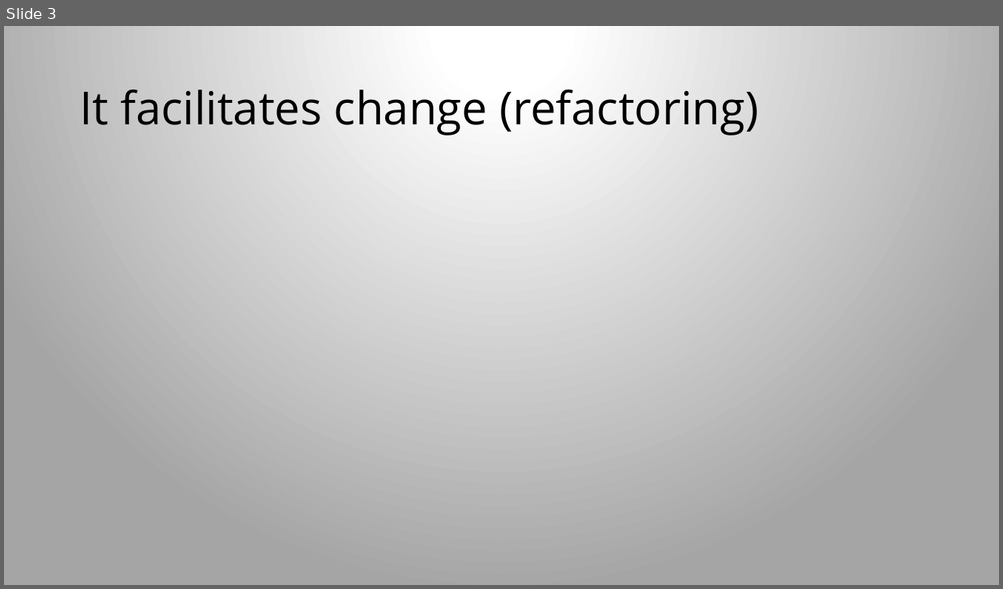
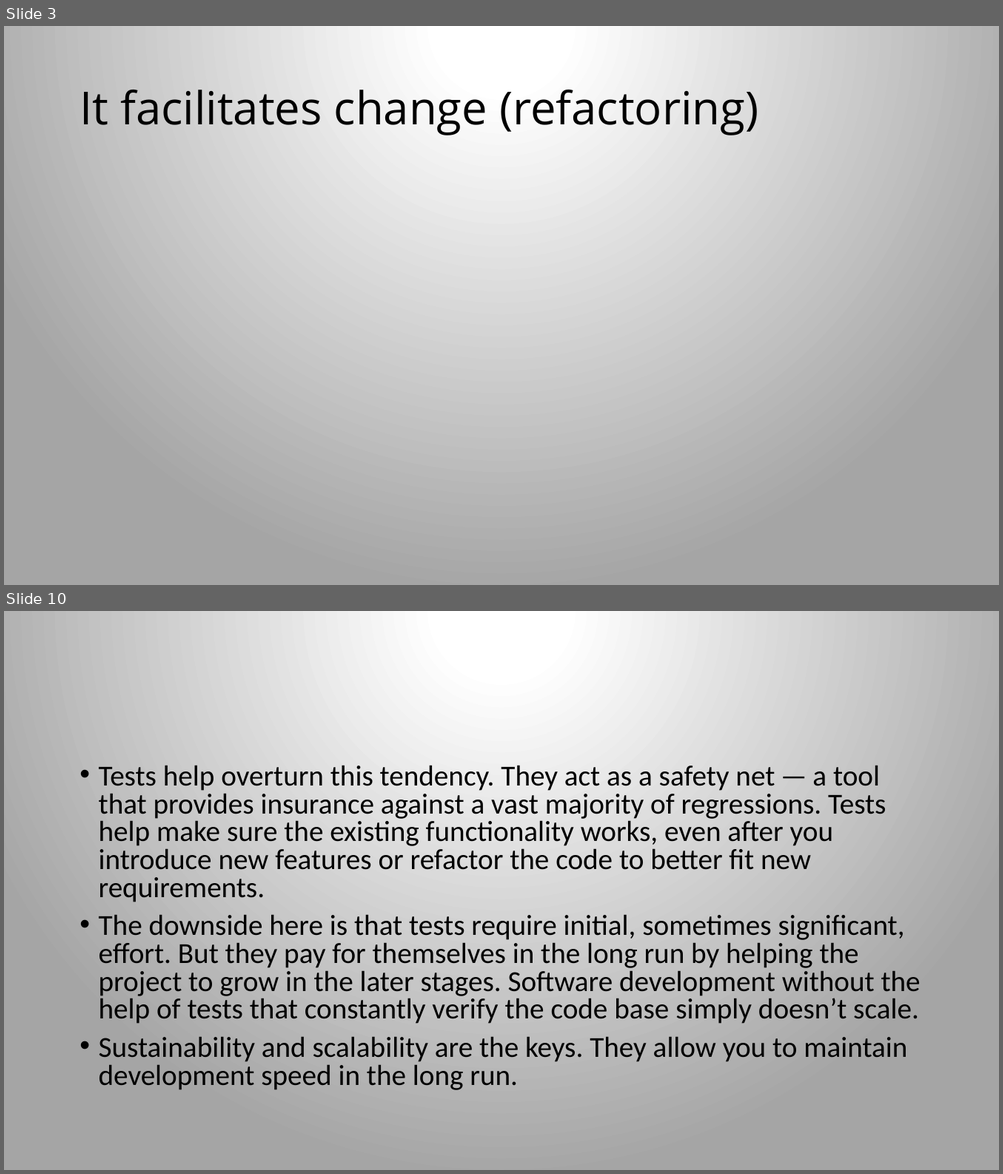
Before and after one commit to iancubogdan/deep-dive-learning-series, a slide deck: presentations/testing presentation.pptx. Shown one above the other, each under a label of ours: slide 3 before the commit, slides 3 and 10 after it; the slides between them are not shown. The pictures are 1003x589 and 1003x1174 pixels, drawn with LibreOffice and Linux fonts; fonts in the diff are those of the drawing. Boxes give left, top, right and bottom in pixels: in the first picture for what was removed or moved away, otherwise in the second. Text is boxed around its words. In the diff, an @@ line names an element or a change of style, - is before the commit and + after.

```diff
--- a/presentations/testing presentation.pptx
+++ b/presentations/testing presentation.pptx
@@ slide 10 added at <box>4,611,999,1170</box>, background gradient #FFFFFF to #A5A5A5 @@
@@ text added at <box>99,765,920,1091</box>, 28 pt, text #000000 @@
+• Tests help overturn this tendency. They act as a safety net — a tool that provides insurance against a vast majority of regressions. Tests help make sure the existing functionality works, even after you introduce new features or refactor the code to better fit new requirements.
+• The downside here is that tests require initial, sometimes significant, effort. But they pay for themselves in the long run by helping the project to grow in the later stages. Software development without the help of tests that constantly verify the code base simply doesn’t scale.
+• Sustainability and scalability are the keys. They allow you to maintain development speed in the long run.
```
Also in this commit, not shown: 1 slide changed, 19 other slides added.
